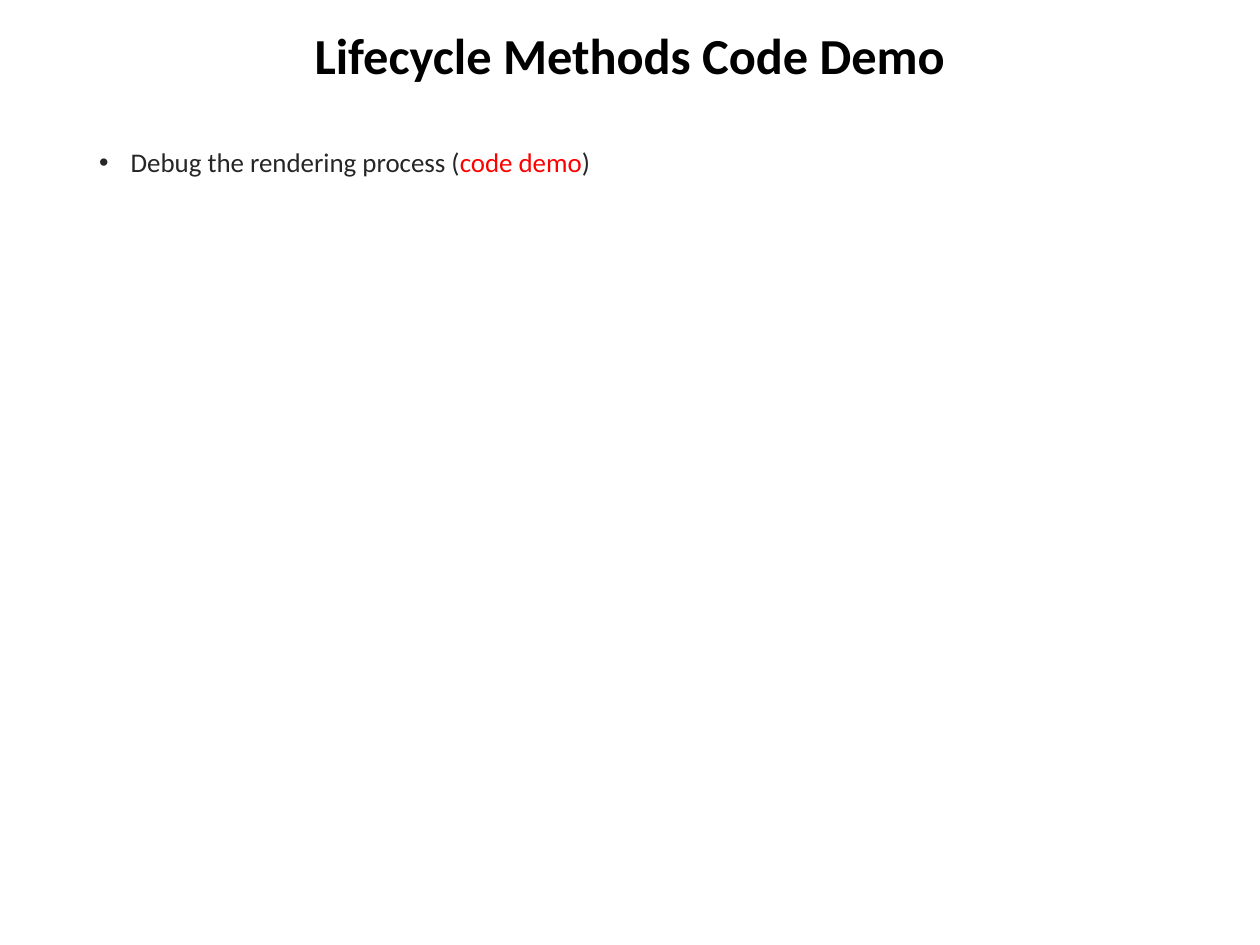
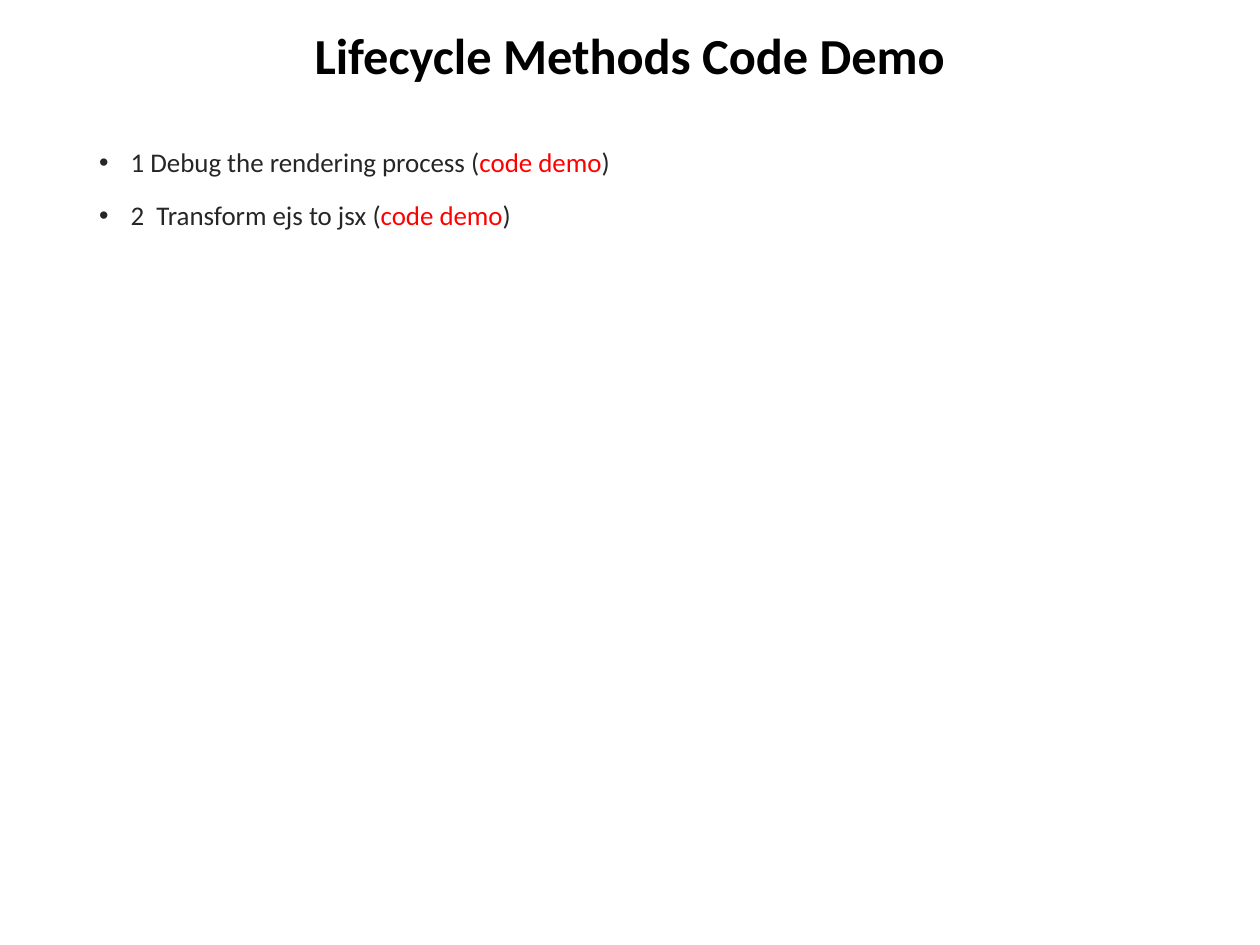
Before and after one commit to chuacw/SGUS-Slides, a slide deck: slide 9 of BCI - Batch2 - Day9 - Reactjs 1 Intro.pptx (slide 8 before the commit). Drawn at 1260x945 pixels with LibreOffice and Linux fonts; fonts in the diff are those of the drawing. Boxes give left, top, right and bottom in pixels: in the first picture for what was removed or moved away, otherwise in the second. Text is boxed around its words. In the diff, an @@ line names an element or a change of style, - is before the commit and + after.

```diff
--- a/BCI - Batch2 - Day9 - Reactjs 1 Intro.pptx
+++ b/BCI - Batch2 - Day9 - Reactjs 1 Intro.pptx
@@ text at box(131, 152, 609, 230): text changed @@
-• Debug the rendering process (code demo)
+• 1 Debug the rendering process (code demo)
+• 2 Transform ejs to jsx (code demo)
```
Also in this commit, not shown: 2 other slides changed, 3 slides added, 2 slides removed, 2 other files.
